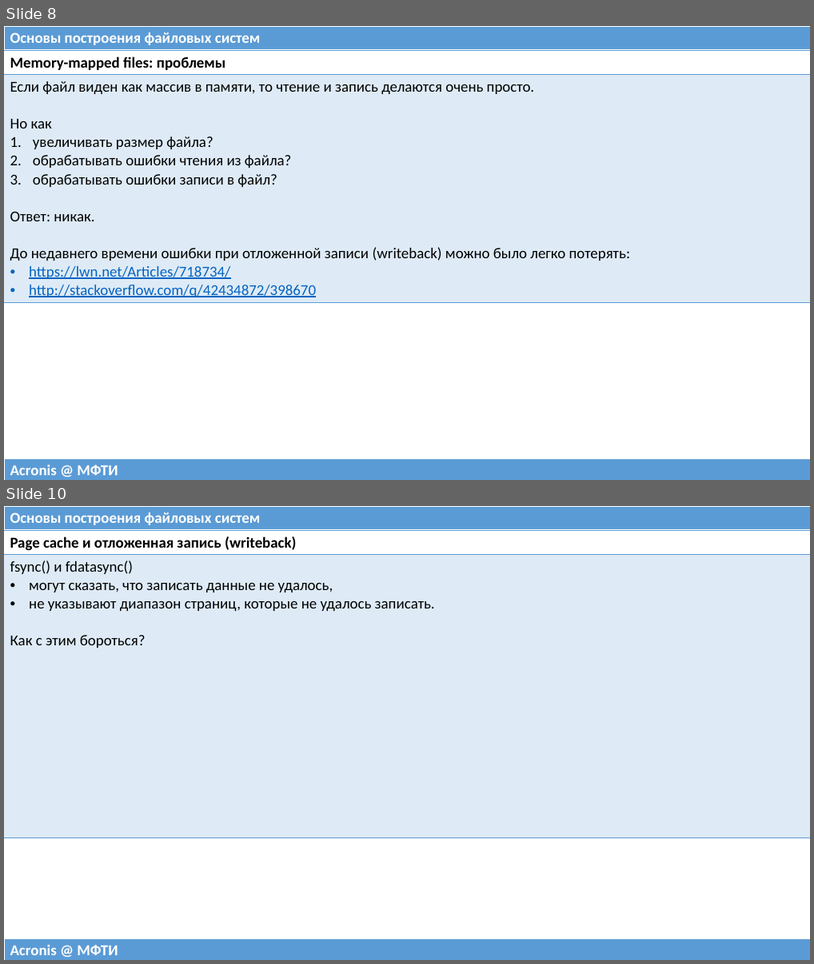
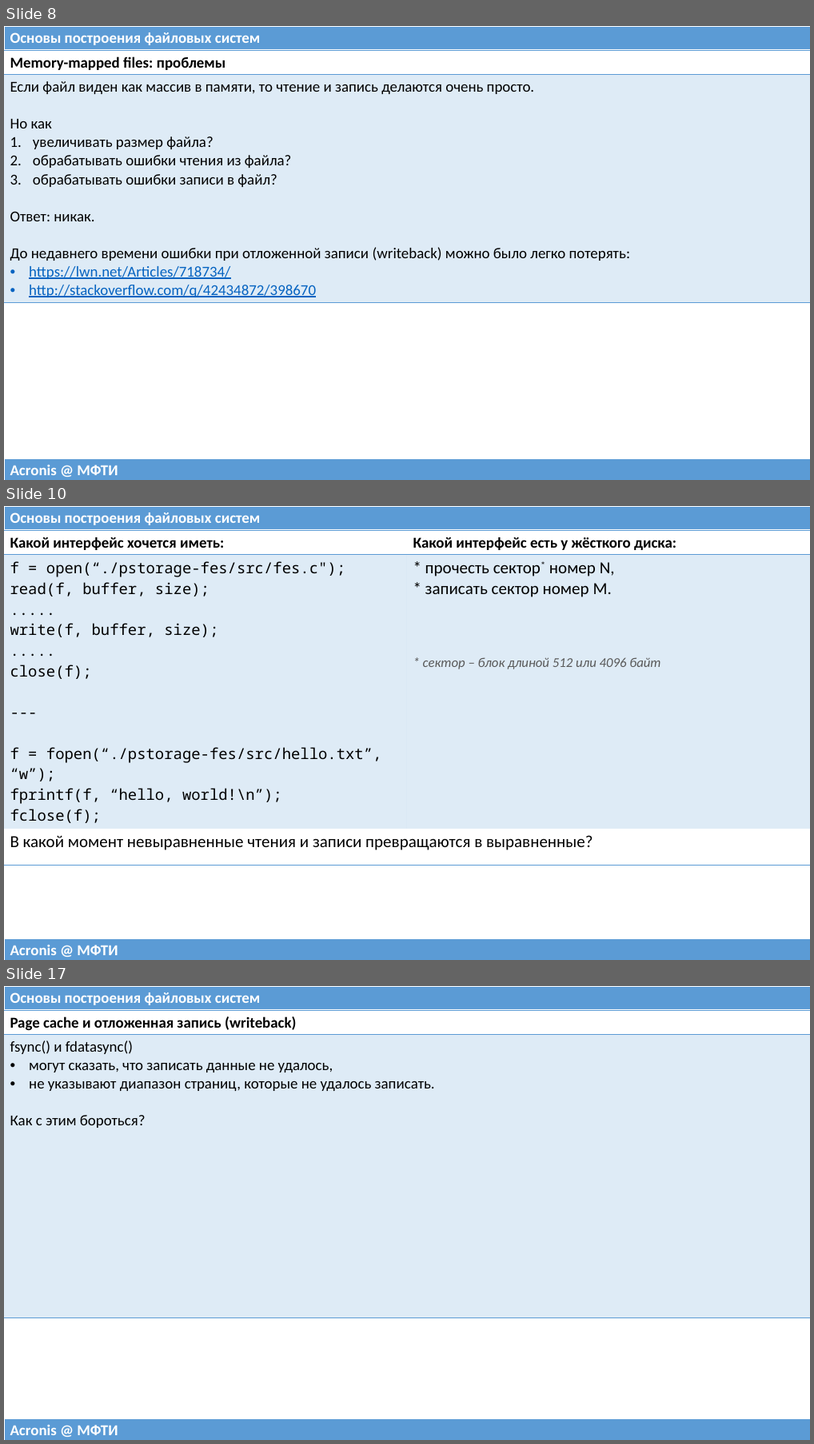
Before and after one commit to 75cc8545e7b021ed280ed0ef99fc7fc4/filesystems-101, a slide deck: talks/src/class02.pptx. Shown one above the other, each under a label of ours: slides 8 and 10 before the commit, slides 8, 10 and 17 after it; the slides between them are not shown. The pictures are 814x964 and 814x1444 pixels, drawn with LibreOffice and Linux fonts; fonts in the diff are those of the drawing. Boxes give left, top, right and bottom in pixels: in the first picture for what was removed or moved away, otherwise in the second. Text is boxed around its words. In the diff, an @@ line names an element or a change of style, - is before the commit and + after.

```diff
--- a/talks/src/class02.pptx
+++ b/talks/src/class02.pptx
@@ slide 10 added at [4,506,810,960], background #FFFFFF @@
@@ table added at [4,506,810,530], 1 rows, 1 columns @@
+Основы построения файловых систем
@@ table added at [4,530,810,853], 3 rows, 2 columns @@
+Какой интерфейс хочется иметь: | Какой интерфейс есть у жёсткого диска:
+f = open(“./pstorage-fes/src/fes.c"); / read(f, buffer, size); / ..... / write(f, buffer, size); / ..... / close(f); / --- / f = fopen(“./pstorage-fes/src/hello.txt”, “w”); / fprintf(f, “hello, world!\n”); / fclose(f); | * прочесть сектор* номер N, / * записать сектор номер M. * сектор – блок длиной 512 или 4096 байт
+В какой момент невыравненные чтения и записи превращаются в выравненные? | 
@@ table added at [4,938,810,960], 1 rows, 1 columns @@
+Acronis @ МФТИ
@@ what was slide 10 is now slide 17 @@
```
Also in this commit, not shown: 10 slides changed, 6 other slides added, 1 other file.
